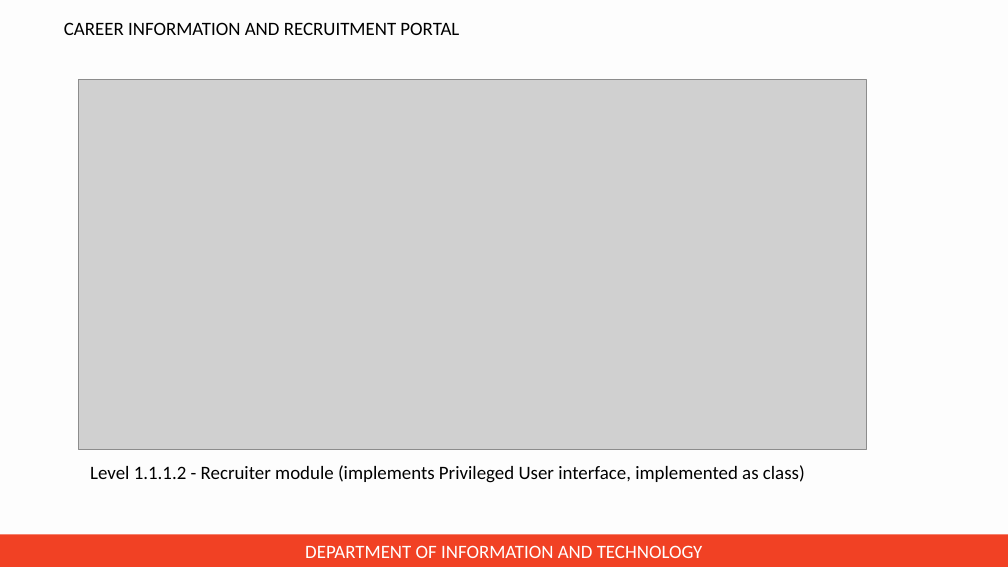
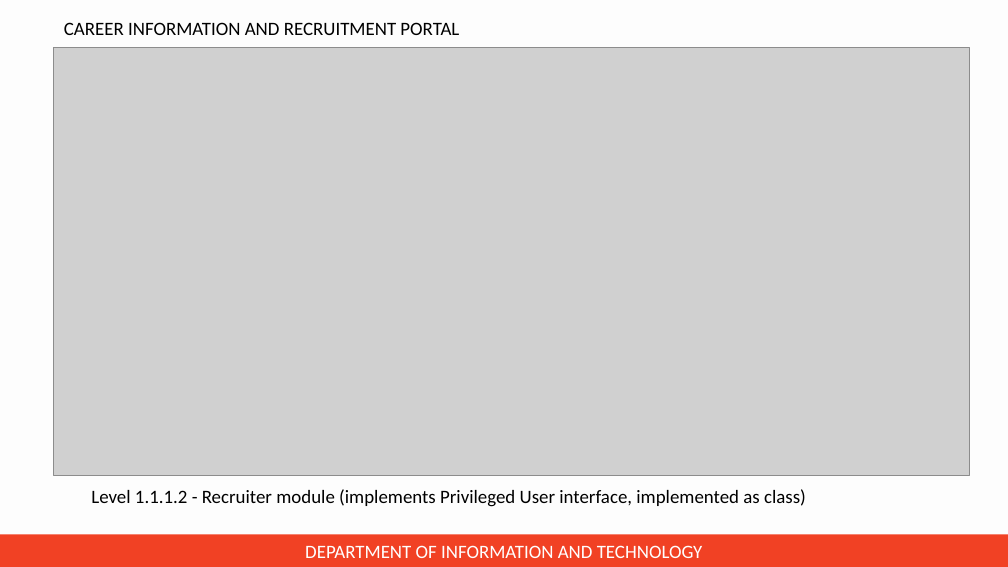
Before and after one commit to jincy-p-janardhanan/Career-Information-and-Recruitment-Portal, a slide deck: slide 15 of Presentation for zeroth review/PPT for zeroth review.pptx. Drawn at 1008x567 pixels with LibreOffice and Linux fonts; fonts in the diff are those of the drawing; grey boxes stand for pictures; background and template pictures are left out. Boxes give left, top, right and bottom in pixels: in the first picture for what was removed or moved away, otherwise in the second. Text is boxed around its words. In the diff, an @@ line names an element or a change of style, - is before the commit and + after.

```diff
--- a/Presentation for zeroth review/PPT for zeroth review.pptx
+++ b/Presentation for zeroth review/PPT for zeroth review.pptx
@@ picture: place and size @@
-picture at box(79, 79, 867, 449)
+picture at box(53, 48, 969, 476)
@@ text "Level 1.1.1.2 - Recruiter module ...": place and size @@
-text "Level 1.1.1.2 - Recruiter module ..." at box(90, 465, 805, 483)
+text "Level 1.1.1.2 - Recruiter module ..." at box(91, 489, 806, 507)
```
Also in this commit, not shown: 18 other slides changed.
